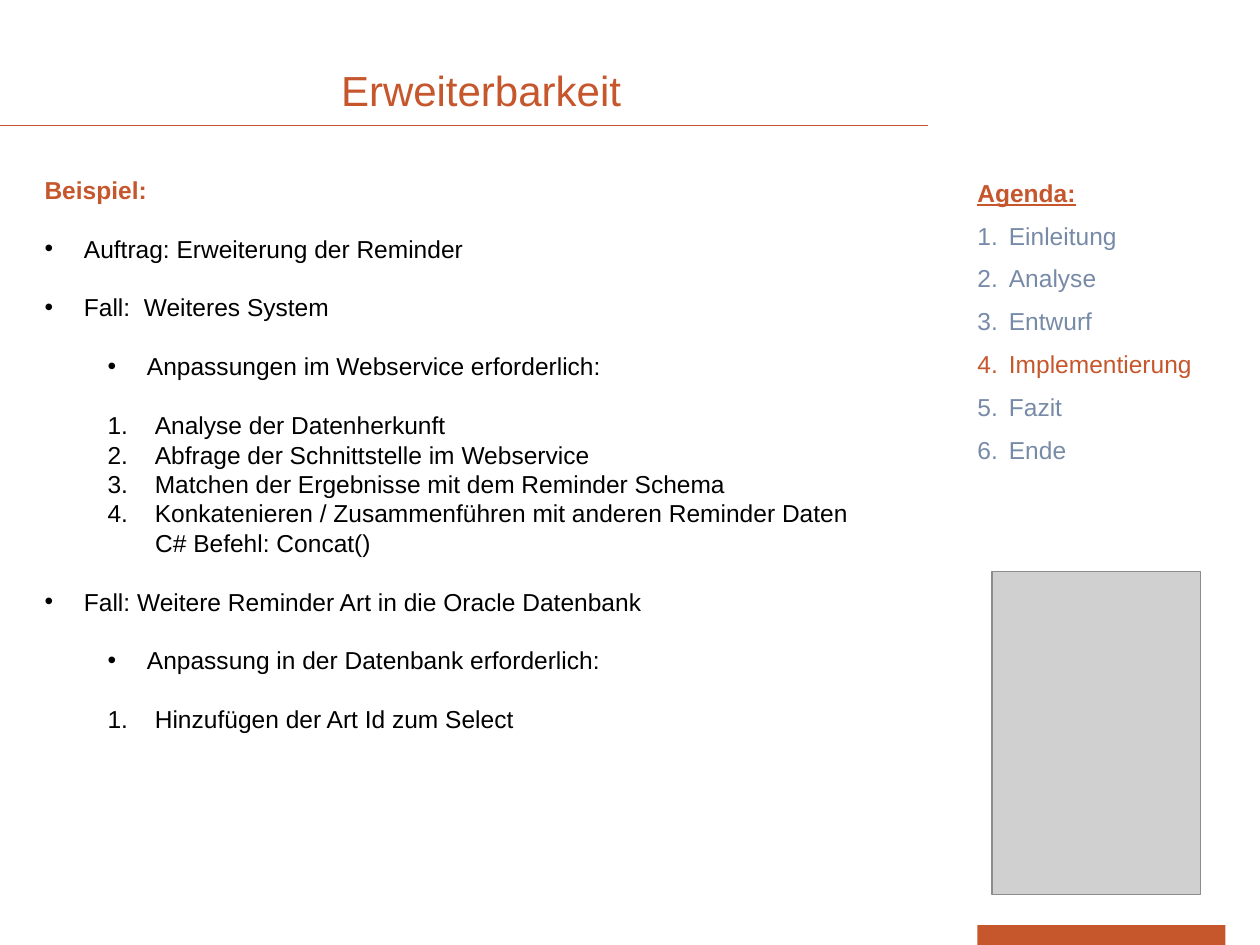
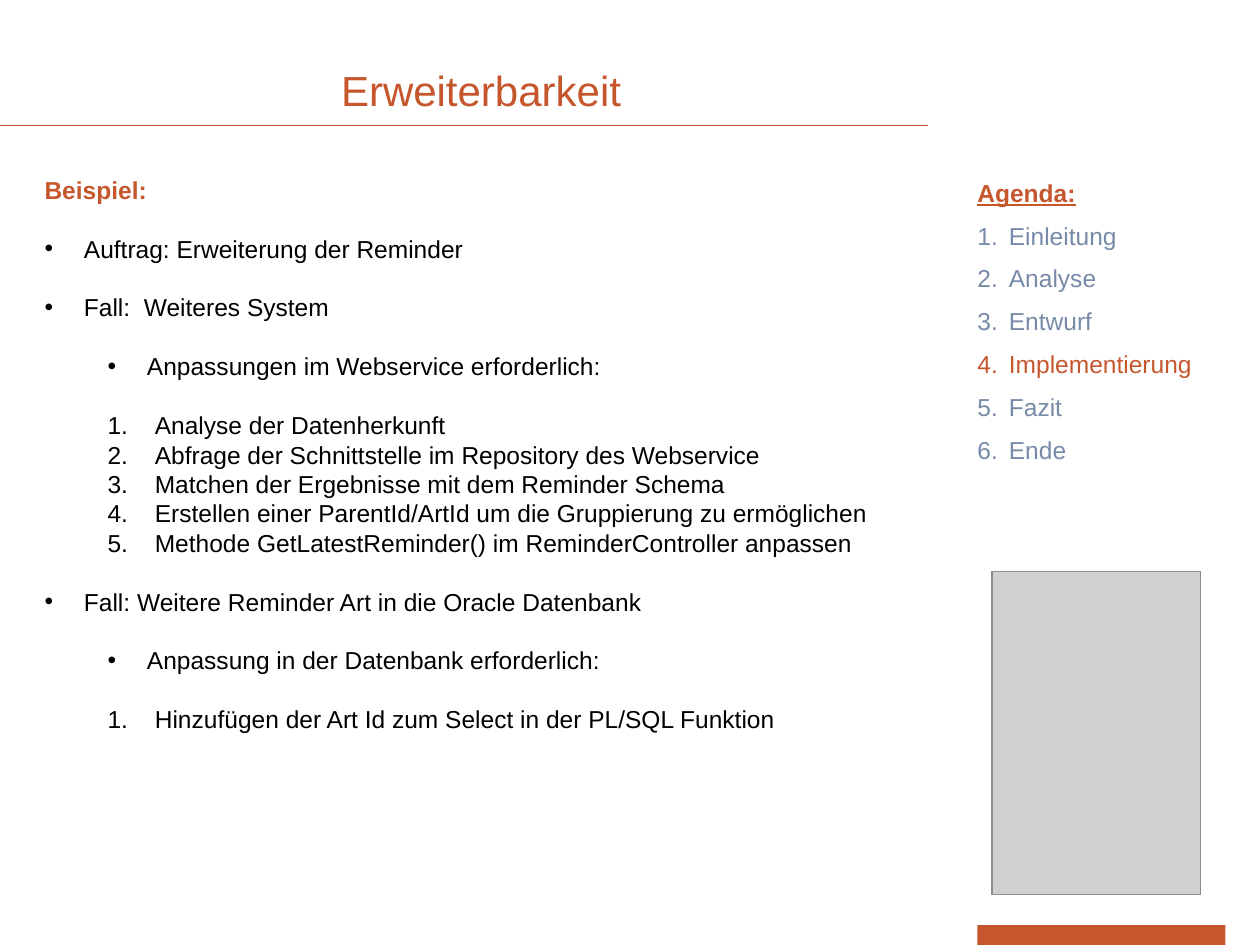
Before and after one commit to devonik/myownpage, a slide deck: slide 15 of PräsentationOhneVideo.pptx. Drawn at 1260x945 pixels with LibreOffice and Linux fonts; fonts in the diff are those of the drawing; grey boxes stand for pictures; background and template pictures are left out. Boxes give left, top, right and bottom in pixels: in the first picture for what was removed or moved away, otherwise in the second. Text is boxed around its words. In the diff, an @@ line names an element or a change of style, - is before the commit and + after.

```diff
--- a/PräsentationOhneVideo.pptx
+++ b/PräsentationOhneVideo.pptx
@@ text at bbox=[155, 446, 760, 469]: text changed @@
-  2. Abfrage der Schnittstelle im Webservice
+  2. Abfrage der Schnittstelle im Repository des Webservice
@@ text at bbox=[155, 504, 867, 557]: text changed @@
-  4. Konkatenieren / Zusammenführen mit anderen Reminder Daten
-  C# Befehl: Concat()
+  4. Erstellen einer ParentId/ArtId um die Gruppierung zu ermöglichen
+  5. Methode GetLatestReminder() im ReminderController anpassen
@@ text at bbox=[155, 710, 774, 733]: text changed @@
-  1. Hinzufügen der Art Id zum Select
+  1. Hinzufügen der Art Id zum Select in der PL/SQL Funktion
```
Also in this commit, not shown: 13 other slides changed.
